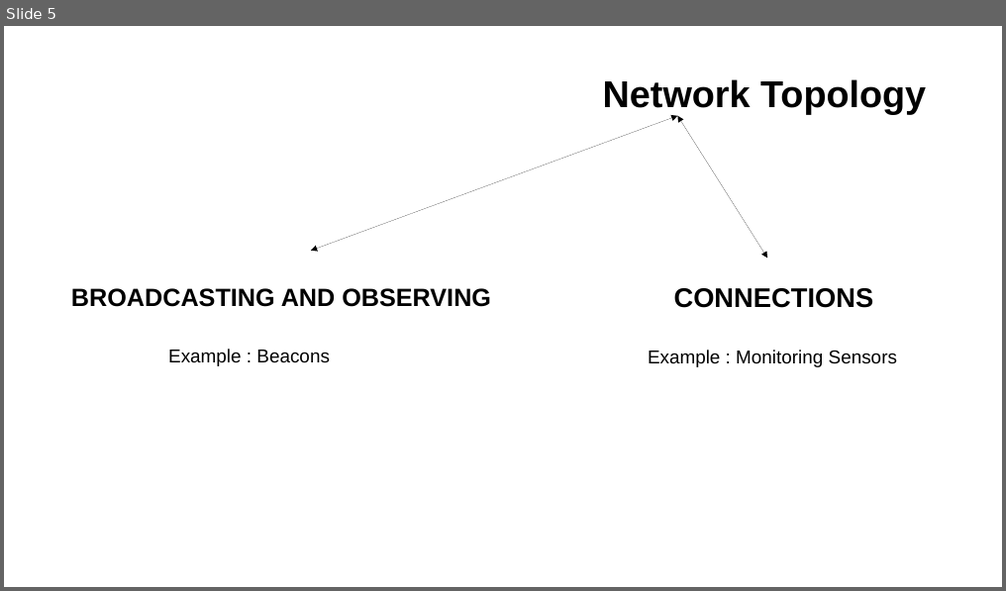
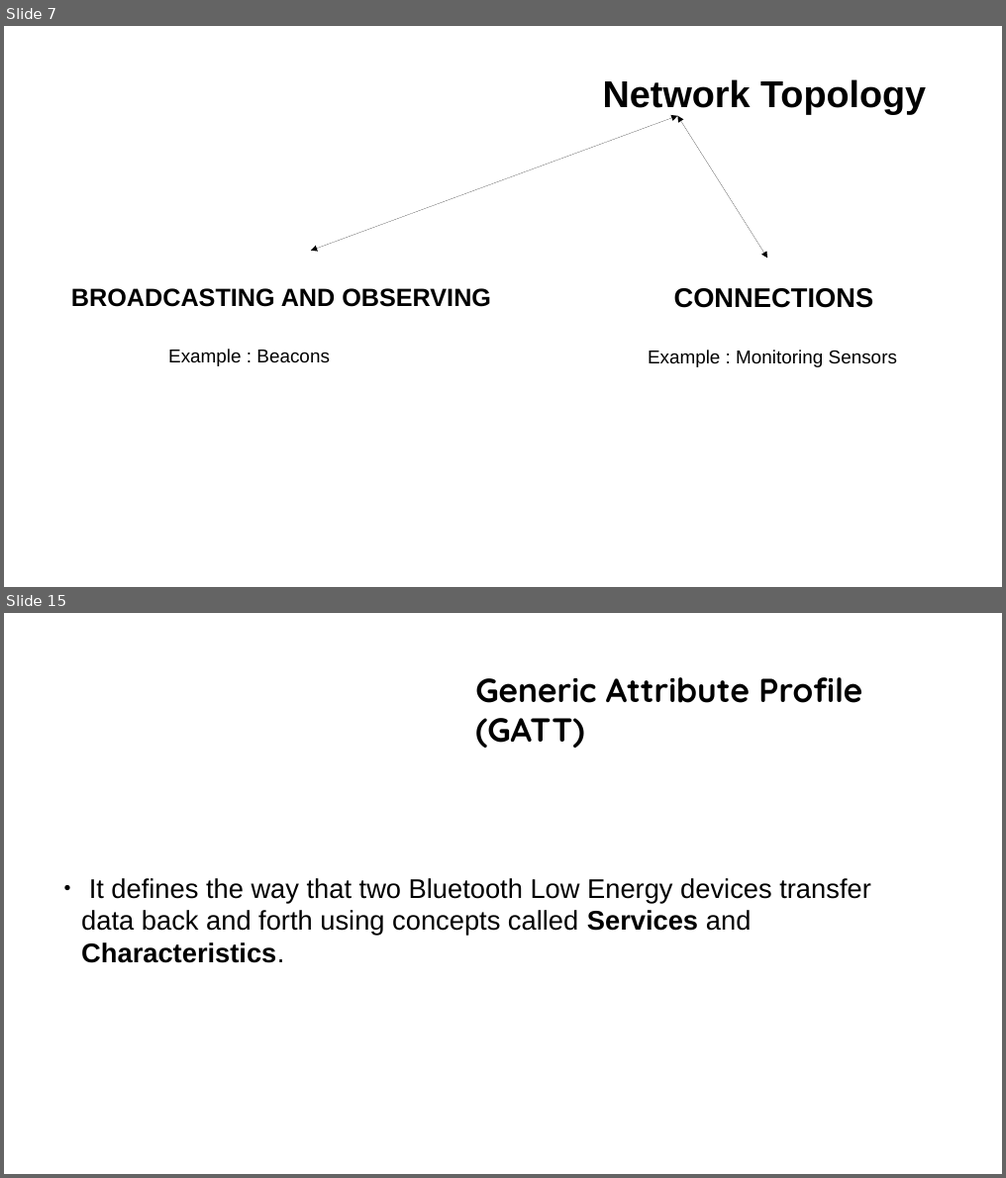
Before and after one commit to tuttyfrutyee/2019_staj, a slide deck: finalSunum/finalSunumKuartis.odp. Shown one above the other, each under a label of ours: slide 5 before the commit, slides 7 and 15 after it; the slides between them are not shown. The pictures are 1006x591 and 1006x1178 pixels, drawn with LibreOffice and Linux fonts; fonts in the diff are those of the drawing; background and template pictures are left out. Boxes give left, top, right and bottom in pixels: in the first picture for what was removed or moved away, otherwise in the second. Text is boxed around its words. In the diff, an @@ line names an element or a change of style, - is before the commit and + after.

```diff
--- a/finalSunum/finalSunumKuartis.odp
+++ b/finalSunum/finalSunumKuartis.odp
@@ slide 15 added at [4, 613, 1002, 1174], background #FFFFFF @@
@@ title added at [475, 677, 862, 748], 32 pt, text #000000, bold @@
+Generic Attribute Profile (GATT)
@@ text added at [81, 878, 871, 963], 26 pt, text #000000 @@
+● It defines the way that two Bluetooth Low Energy devices transfer data back and forth using concepts called Services and Characteristics.
@@ what was slide 5 is now slide 7 @@
```
Also in this commit, not shown: 1 slide changed, 20 other slides added.
